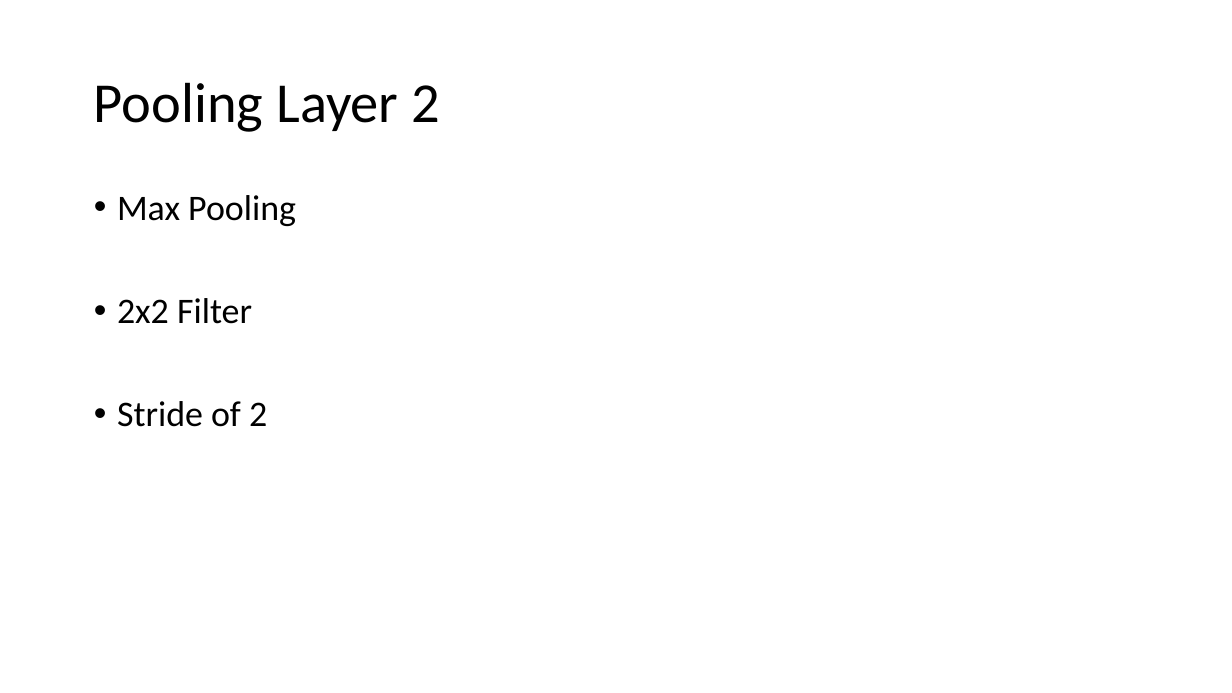
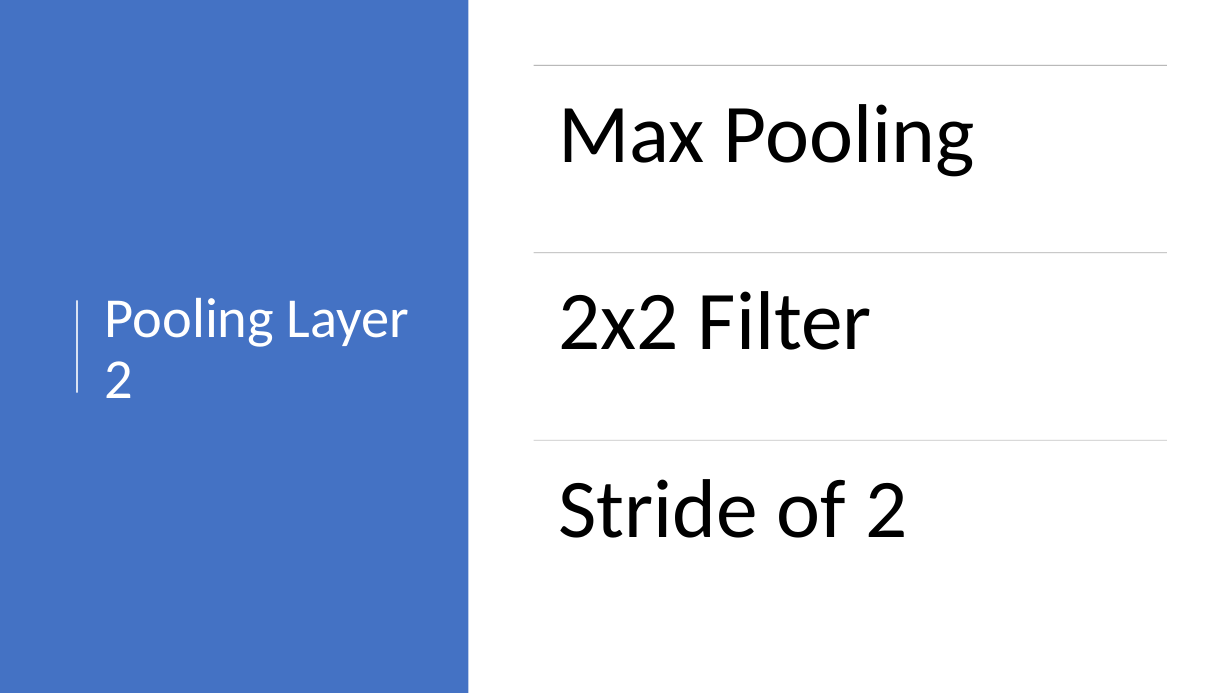
Before and after one commit to ChrisKalahiki/CNN-for-BelgiumTS-and-MNIST, a slide deck: slide 15 of RIPMazeRunner.pptx (slide 16 before the commit). Drawn at 1232x693 pixels with LibreOffice and Linux fonts; fonts in the diff are those of the drawing. Boxes give left, top, right and bottom in pixels: in the first picture for what was removed or moved away, otherwise in the second. Text is boxed around its words. In the diff, an @@ line names an element or a change of style, - is before the commit and + after.

```diff
--- a/RIPMazeRunner.pptx
+++ b/RIPMazeRunner.pptx
@@ rectangle added at bbox=[0, 0, 469, 693], fill #4472C4 @@
@@ title "Pooling Layer 2": place and size @@
-title "Pooling Layer 2" at bbox=[94, 82, 440, 132]
+title "Pooling Layer 2" at bbox=[105, 298, 409, 398]
@@ title "Pooling Layer 2" at bbox=[105, 298, 409, 398]: text colour #000000 to #FFFFFF @@
@@ text removed at bbox=[117, 195, 296, 427] @@
-• Max Pooling
-• 2x2 Filter
-• Stride of 2
@@ line added from (77, 393) to (77, 300), #FFFFFF 1.5 pt @@
@@ group added at bbox=[533, 66, 1167, 538]: 3 lines, 3 texts @@
+Max Pooling
+2x2 Filter
+Stride of 2
```
Also in this commit, not shown: 9 other slides changed, 2 slides added, 3 slides removed.
